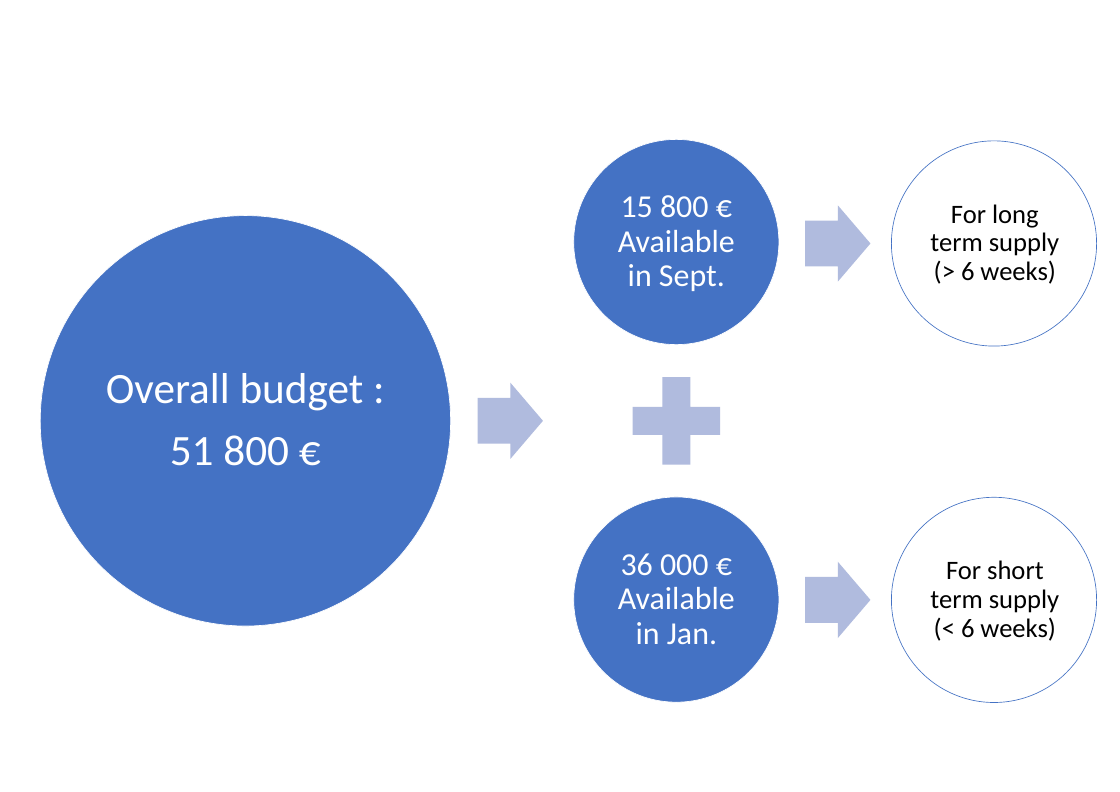
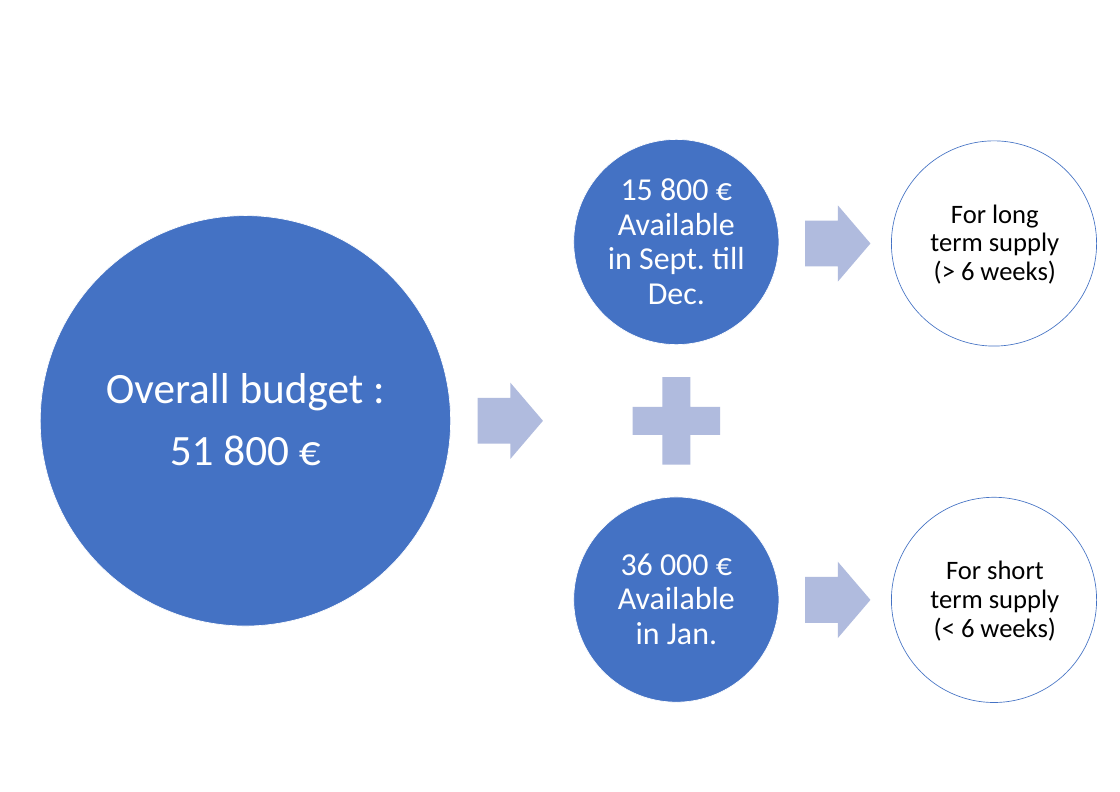
Before and after one commit to EOSCogniton/STUF2019, a slide deck: slide 3 of CR - Cost Report/Preparation oral/Affiches.pptx. Drawn at 1120x792 pixels with LibreOffice and Linux fonts; fonts in the diff are those of the drawing. Boxes give left, top, right and bottom in pixels: in the first picture for what was removed or moved away, otherwise in the second. Text is boxed around its words. In the diff, an @@ line names an element or a change of style, - is before the commit and + after.

```diff
--- a/CR - Cost Report/Preparation oral/Affiches.pptx
+++ b/CR - Cost Report/Preparation oral/Affiches.pptx
@@ text at (608,178,744,304): text changed @@
-15 800 €
-Available in Sept.
+15 800 €
+Available in Sept. till Dec.
```
Also in this commit, not shown: 2 other files.
